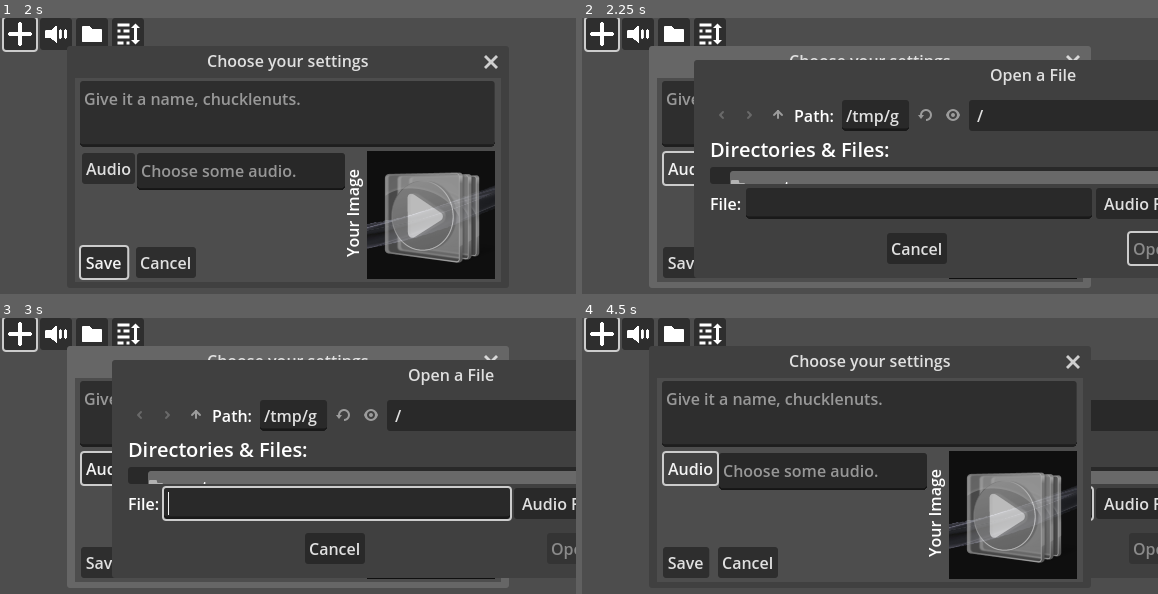
Above: before the commit, frames 1-4 (two rows, left to right).
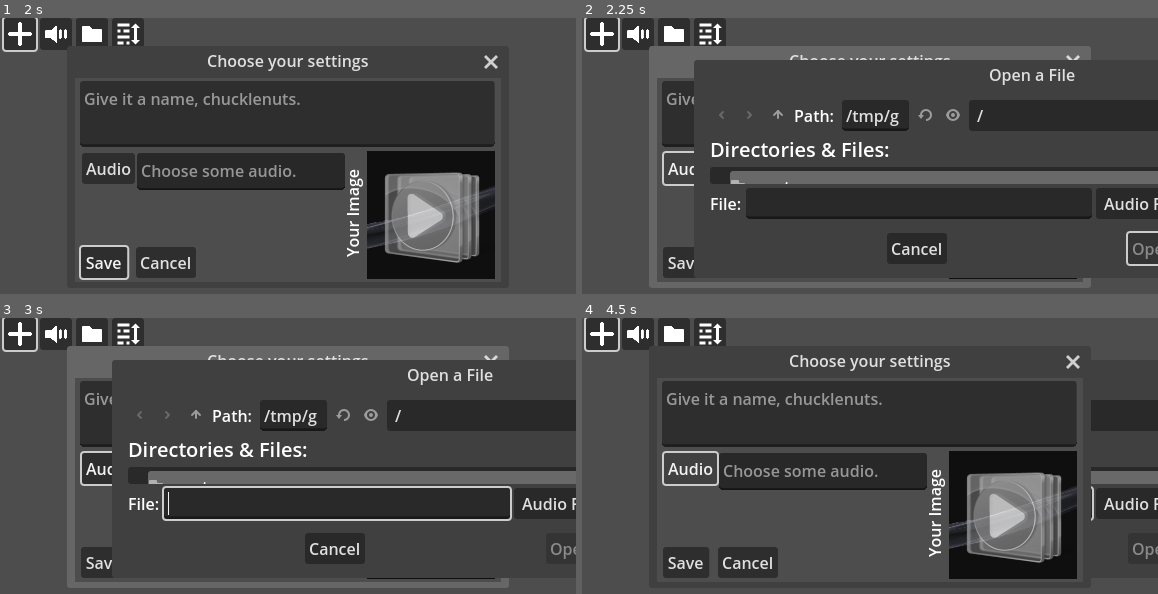
Above: after the commit, the same moments.

Repository: Pacomatic1/Pacos_Simple_GD_Soundboard
Game: Godot game, scene res://assets/scenes/playloadwindow/playaudiowindow.tscn
Same seed, same stepped clock (60 frames per second), same inputs: the game is played once before the commit and once after it.
Inputs (mouse positions are in pixels of both pictures, inside the frame that each line leads up to):
- Up to frame 1 (2 s): click (17, 34) at 0.5 s; click (288, 114) at 1.27 s; type "Alex" at 1.35 s
- Up to frame 2 (2.25 s): click "Audio" at 2 s
- Up to frame 3 (3 s): click (432, 513) at 2.75 s
- Up to frame 4 (4.5 s): click (599, 334) at 3.5 s; click "Audio" at 4.25 s

Frame 1 is identical in both runs. In frame 2, 0.4% of the frame differs, in the area x 70-100%, y 18-90%; in frame 3, 0.4%; in frame 4, less than 0.1%.

Commit message:
You can now tab out of a text or line edit.

Diff:
--- a/assets/scenes/audiocustomizewindow/audiocustomizewindow.gd
+++ b/assets/scenes/audiocustomizewindow/audiocustomizewindow.gd
@@ -71,9 +71,6 @@
 	print("Audio Dialog window has closed.")
 	self.queue_free()
 
-
-
-
 # This happens when you cancel or close the window.
 func when_window_closed(): _on_cancel_pressed() # I could link the signal directly to when_cancel_pressed, but who knows, maybe I might want to do something extra. Plus, the extra slowdown is so negligible that nobody loses anyways.
 func _on_cancel_pressed():
--- a/assets/scenes/misc/focuscontrols/exit_any_text_edit.gd
+++ /dev/null
@@ -1,11 +0,0 @@
-extends Node
-
-
-# Called when the node enters the scene tree for the first time.
-func _ready():
-	pass # Replace with function body.
-
-
-# Called every frame. 'delta' is the elapsed time since the previous frame.
-func _process(delta):
-	pass
--- a/project.godot
+++ b/project.godot
@@ -38,6 +38,14 @@
 , Object(InputEventJoypadButton,"resource_local_to_scene":false,"resource_name":"","device":0,"button_index":0,"pressure":0.0,"pressed":false,"script":null)
 ]
 }
+ui_text_indent={
+"deadzone": 0.5,
+"events": []
+}
+ui_text_dedent={
+"deadzone": 0.5,
+"events": []
+}
 
 [rendering]
 
Not shown, changed: assets/thinking/project organizer.txt
